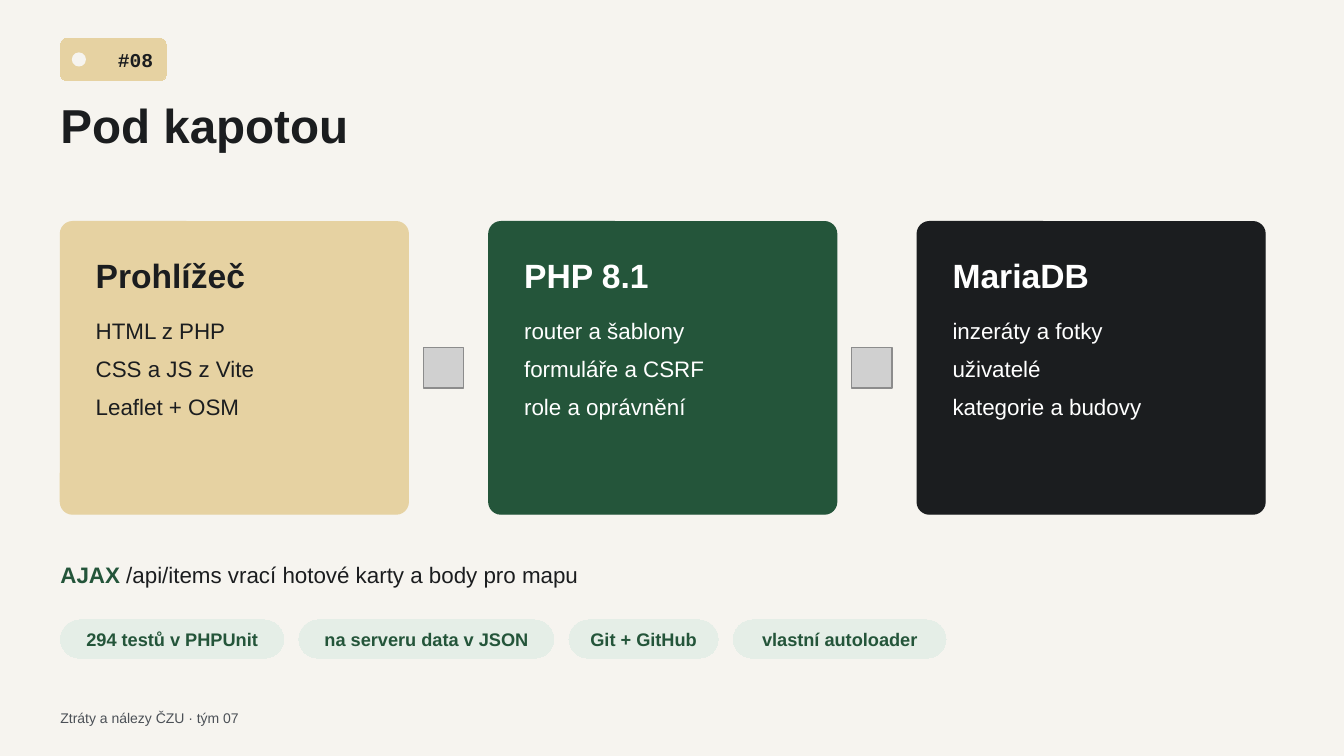
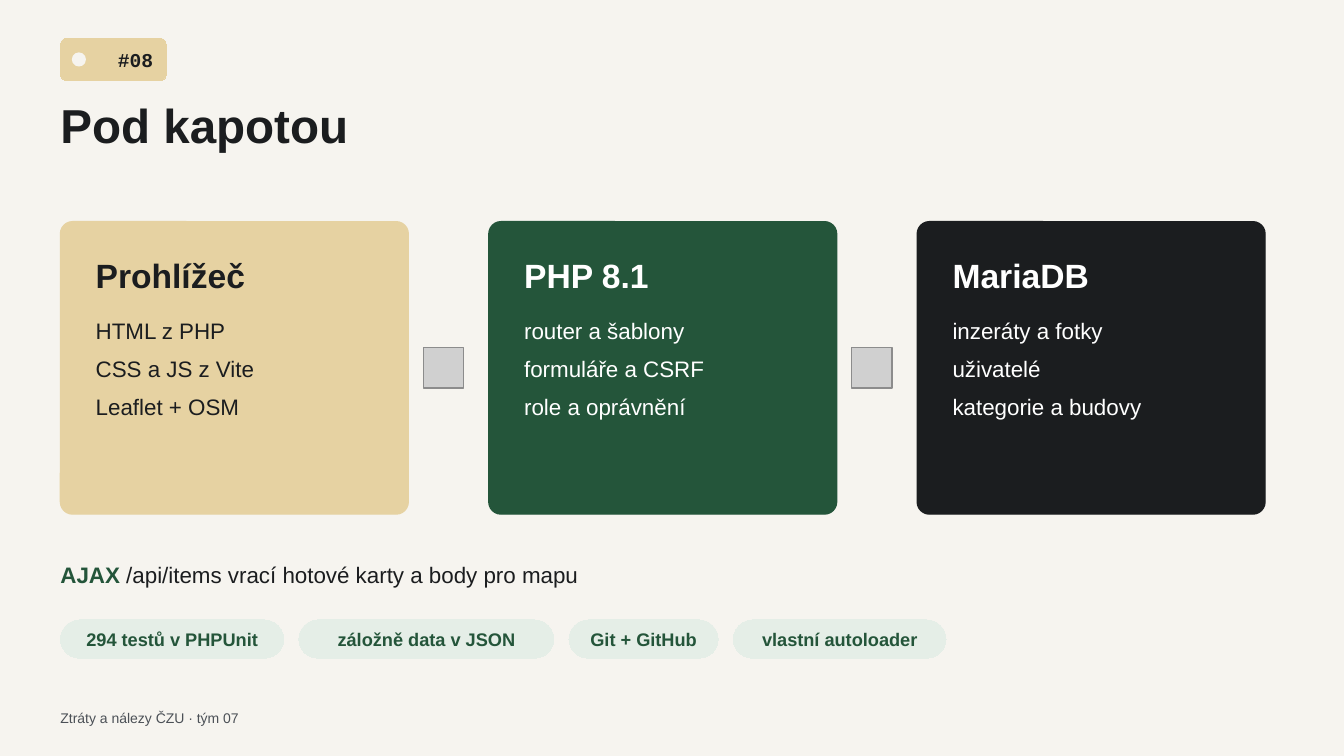
Before and after one commit to TomasDevs/ztraty-nalezy-czu, a slide deck: slide 9 of docs/prezentace-tym-07.pptx. Drawn at 1344x756 pixels with LibreOffice and Linux fonts; fonts in the diff are those of the drawing; grey boxes stand for pictures. Boxes give left, top, right and bottom in pixels: in the first picture for what was removed or moved away, otherwise in the second. Text is boxed around its words. In the diff, an @@ line names an element or a change of style, - is before the commit and + after.

```diff
--- a/docs/prezentace-tym-07.pptx
+++ b/docs/prezentace-tym-07.pptx
@@ text in rounded rectangle at [338, 632, 515, 646]: text changed @@
-na serveru data v JSON
+záložně data v JSON
```
Also in this commit, not shown: 4 other files.
